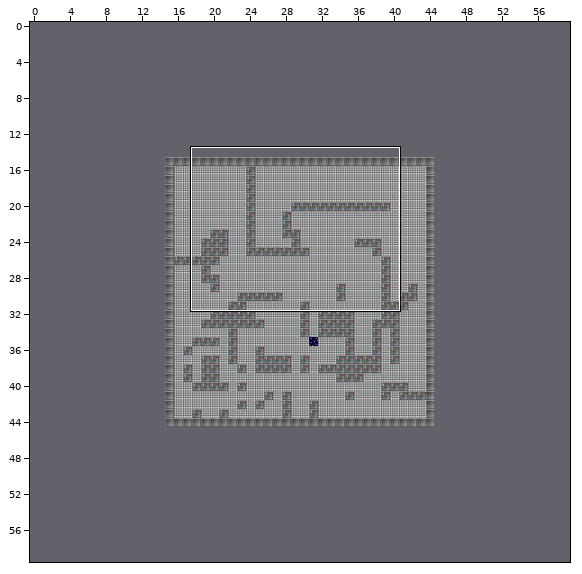
Two states of a Tiled map, core/assets/maps/BasicMap.tmx. Above, an overview of the earlier version with the close-up marked.
Close-up. Before the commit:
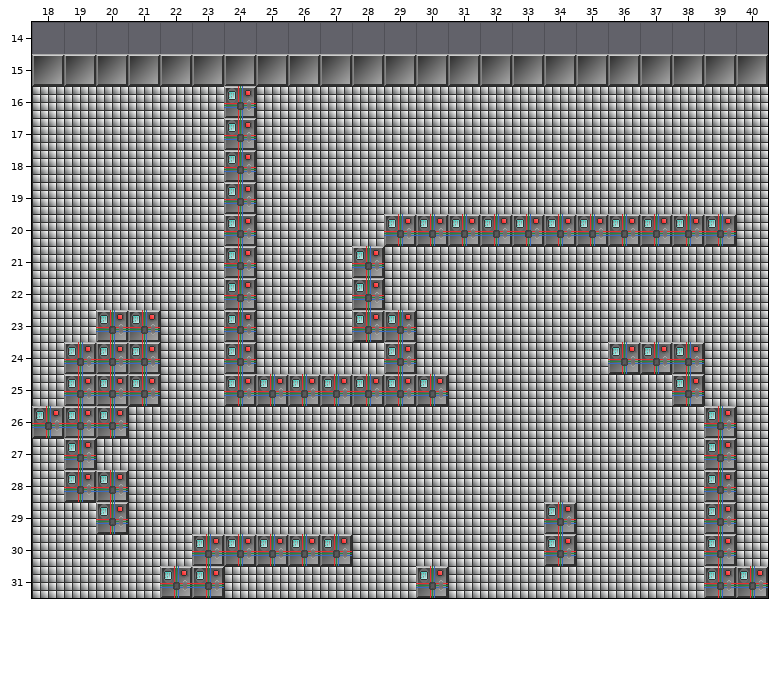
Cells are 32x32 px. Shown: x 18..40, y 14..31. The commit also changed other parts of the map, which this record leaves out. The old version is drawn lined up with the new one.
Once edited:
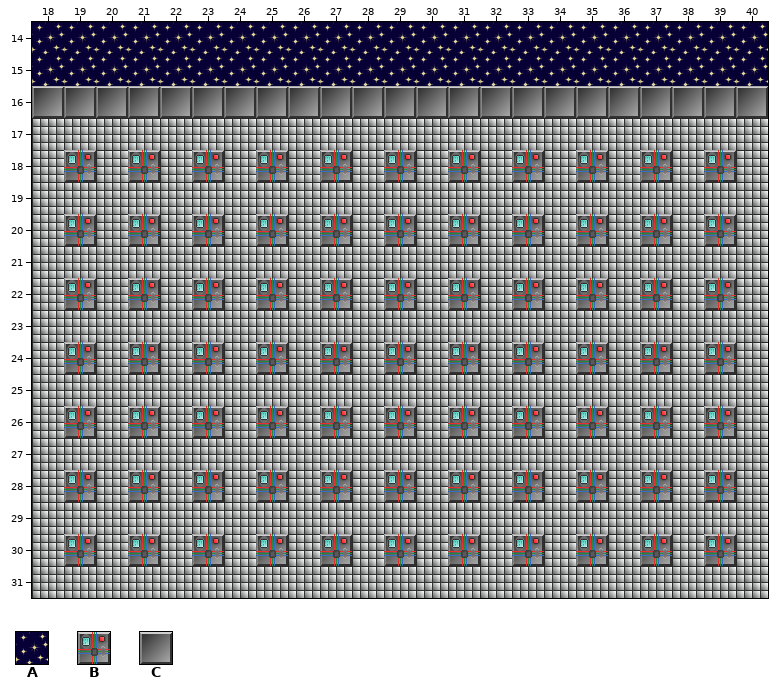
Key: from "Map Tiles": A 1, B 2, C 3.
_ is an empty cell.
Edits made:
{"change": "map size 30x30 -> 60x60 cells (old content now starts at 15,15; both pictures use the new coordinates)"}
{"where": "layer \"Blocks\""}
{"y":14,"x":18,"old":"_______________________","new":"AAAAAAAAAAAAAAAAAAAAAAA"}
{"y":15,"x":18,"old":"CCCCCCCCCCCCCCCCCCCCCCC","new":"AAAAAAAAAAAAAAAAAAAAAAA"}
{"y":16,"x":18,"old":"______B________________","new":"CCCCCCCCCCCCCCCCCCCCCCC"}
{"y":17,"x":24,"old":"B","new":"_"}
{"y":18,"x":19,"old":"_","new":"B"}
{"y":18,"x":21,"old":"_","new":"B"}
{"y":18,"x":23,"old":"_B_","new":"B_B"}
{"y":18,"x":27,"old":"_","new":"B"}
{"y":18,"x":29,"old":"_","new":"B"}
{"y":18,"x":31,"old":"_","new":"B"}
{"y":18,"x":33,"old":"_","new":"B"}
{"y":18,"x":35,"old":"_","new":"B"}
{"y":18,"x":37,"old":"_","new":"B"}
{"y":18,"x":39,"old":"_","new":"B"}
{"y":19,"x":24,"old":"B","new":"_"}
{"y":20,"x":19,"old":"_","new":"B"}
{"y":20,"x":21,"old":"_","new":"B"}
{"y":20,"x":23,"old":"_B_","new":"B_B"}
{"y":20,"x":27,"old":"_","new":"B"}
{"y":20,"x":30,"old":"B","new":"_"}
{"y":20,"x":32,"old":"B","new":"_"}
{"y":20,"x":34,"old":"B","new":"_"}
{"y":20,"x":36,"old":"B","new":"_"}
{"y":20,"x":38,"old":"B","new":"_"}
{"y":21,"x":24,"old":"B","new":"_"}
{"y":21,"x":28,"old":"B","new":"_"}
{"y":22,"x":19,"old":"_","new":"B"}
{"y":22,"x":21,"old":"_","new":"B"}
{"y":22,"x":23,"old":"_B_","new":"B_B"}
{"y":22,"x":27,"old":"_B_","new":"B_B"}
{"y":22,"x":31,"old":"_","new":"B"}
{"y":22,"x":33,"old":"_","new":"B"}
{"y":22,"x":35,"old":"_","new":"B"}
{"y":22,"x":37,"old":"_","new":"B"}
{"y":22,"x":39,"old":"_","new":"B"}
{"y":23,"x":20,"old":"BB","new":"__"}
{"y":23,"x":24,"old":"B","new":"_"}
{"y":23,"x":28,"old":"BB","new":"__"}
{"y":24,"x":20,"old":"B","new":"_"}
{"y":24,"x":23,"old":"_B_","new":"B_B"}
{"y":24,"x":27,"old":"_","new":"B"}
{"y":24,"x":31,"old":"_","new":"B"}
{"y":24,"x":33,"old":"_","new":"B"}
{"y":24,"x":35,"old":"_B","new":"B_"}
{"y":24,"x":38,"old":"B_","new":"_B"}
{"y":25,"x":19,"old":"BBB","new":"___"}
{"y":25,"x":24,"old":"BBBBBBB","new":"_______"}
{"y":25,"x":38,"old":"B","new":"_"}
{"y":26,"x":18,"old":"B","new":"_"}
{"y":26,"x":20,"old":"B_","new":"_B"}
{"y":26,"x":23,"old":"_","new":"B"}
{"y":26,"x":25,"old":"_","new":"B"}
{"y":26,"x":27,"old":"_","new":"B"}
{"y":26,"x":29,"old":"_","new":"B"}
{"y":26,"x":31,"old":"_","new":"B"}
{"y":26,"x":33,"old":"_","new":"B"}
{"y":26,"x":35,"old":"_","new":"B"}
{"y":26,"x":37,"old":"_","new":"B"}
{"y":27,"x":19,"old":"B","new":"_"}
{"y":27,"x":39,"old":"B","new":"_"}
{"y":28,"x":20,"old":"B_","new":"_B"}
{"y":28,"x":23,"old":"_","new":"B"}
{"y":28,"x":25,"old":"_","new":"B"}
{"y":28,"x":27,"old":"_","new":"B"}
{"y":28,"x":29,"old":"_","new":"B"}
{"y":28,"x":31,"old":"_","new":"B"}
{"y":28,"x":33,"old":"_","new":"B"}
{"y":28,"x":35,"old":"_","new":"B"}
{"y":28,"x":37,"old":"_","new":"B"}
{"y":29,"x":20,"old":"B","new":"_"}
{"y":29,"x":34,"old":"B","new":"_"}
{"y":29,"x":39,"old":"B","new":"_"}
{"y":30,"x":19,"old":"_","new":"B"}
{"y":30,"x":21,"old":"_","new":"B"}
{"y":30,"x":24,"old":"B","new":"_"}
{"y":30,"x":26,"old":"B","new":"_"}
{"y":30,"x":29,"old":"_","new":"B"}
{"y":30,"x":31,"old":"_","new":"B"}
{"y":30,"x":33,"old":"_B_","new":"B_B"}
{"y":30,"x":37,"old":"_","new":"B"}
{"y":31,"x":22,"old":"BB","new":"__"}
{"y":31,"x":30,"old":"B","new":"_"}
{"y":31,"x":39,"old":"BB","new":"__"}
